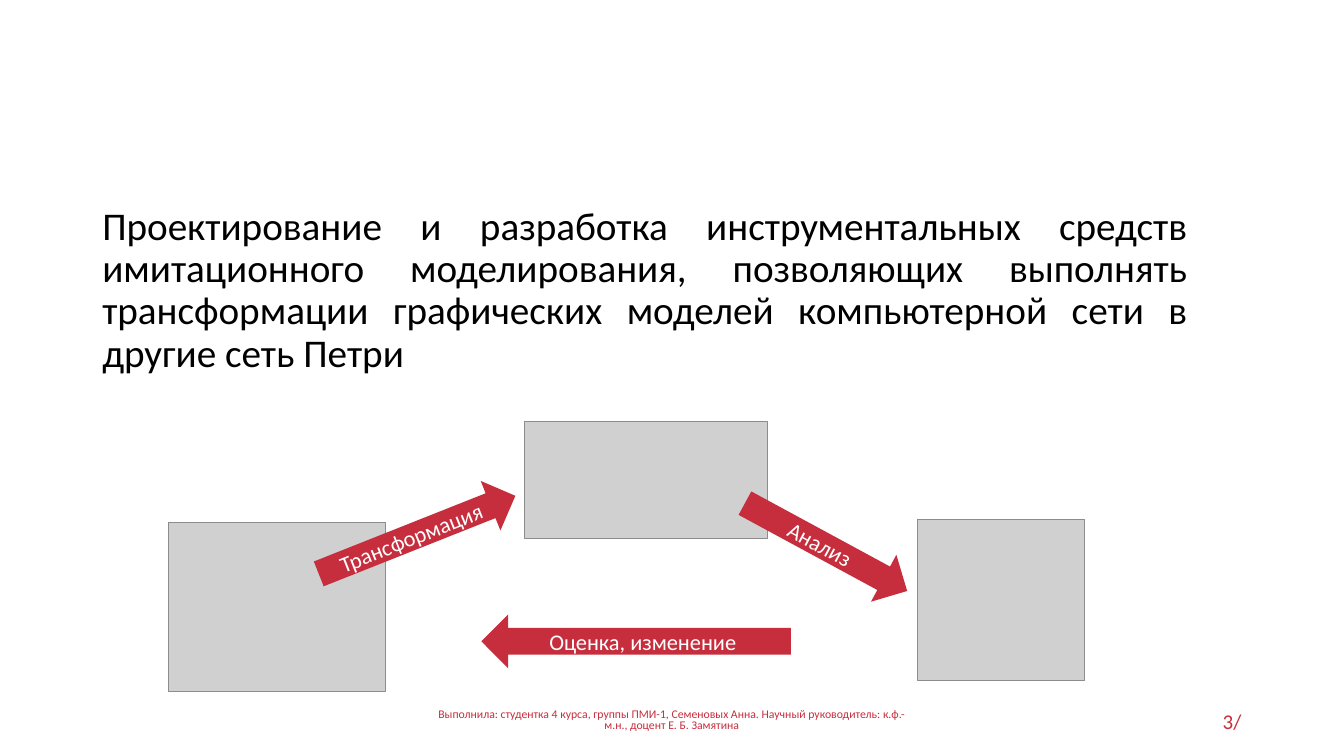
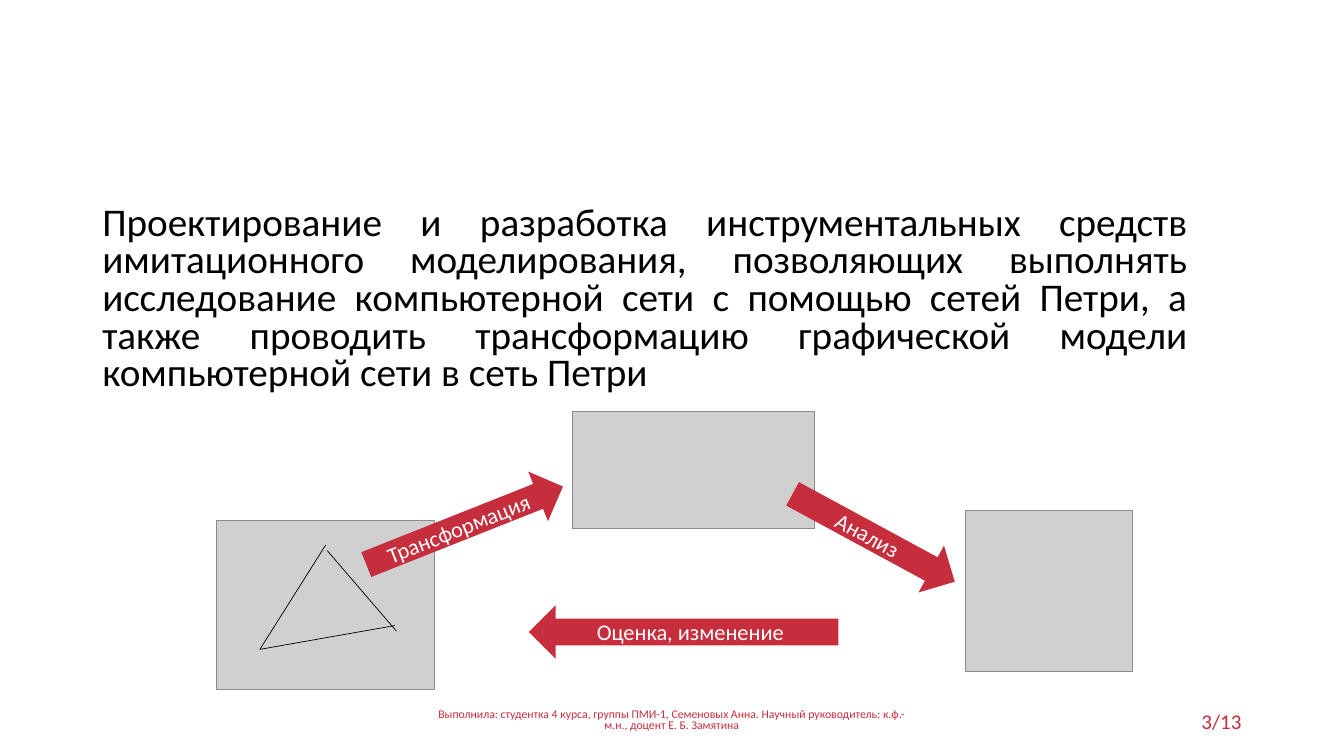
Before and after one commit to ann-semenovykh/------, a slide deck: slide 3 of Презентация.ppt. Drawn at 1344x756 pixels with LibreOffice and Linux fonts; fonts in the diff are those of the drawing; grey boxes stand for pictures; background and template pictures are left out. Boxes give left, top, right and bottom in pixels: in the first picture for what was removed or moved away, otherwise in the second. Text is boxed around its words. In the diff, an @@ line names an element or a change of style, - is before the commit and + after.

```diff
--- a/Презентация.ppt
+++ b/Презентация.ppt
@@ text at <box>102,209,1187,393</box>: text changed @@
-Проектирование и разработка инструментальных средств имитационного моделирования, позволяющих выполнять трансформации графических моделей компьютерной сети в другие сеть Петри
+Проектирование и разработка инструментальных средств имитационного моделирования, позволяющих выполнять исследование компьютерной сети с помощью сетей Петри, а также проводить трансформацию графической модели компьютерной сети в сеть Петри
@@ picture: place and size @@
-picture at <box>168,522,386,691</box>
+picture at <box>217,520,434,689</box>
@@ line added from (325, 545) to (260, 649), #000000 0.51 pt @@
@@ line added from (327, 550) to (396, 631), #000000 0.51 pt @@
@@ line added from (260, 649) to (395, 626), #000000 0.51 pt @@
@@ 2 pictures, 2 right arrows, 1 left arrow: place and size @@
-2 pictures, 2 right arrows, 1 left arrow at <box>309,421,1084,680</box>
+2 pictures, 2 right arrows, 1 left arrow at <box>356,412,1131,671</box>
@@ page number at <box>1201,714,1241,730</box>: text changed @@
-3/
+3/13
```
Also in this commit, not shown: 4 other slides changed, 1 other file.
